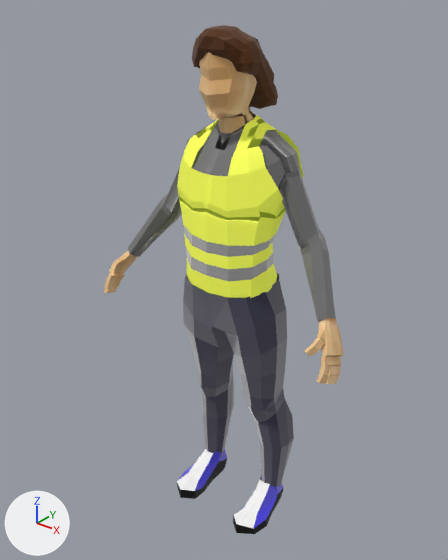
The Blender file Blender/NPC.blend as it was, and as the next commit left it.
Rendered twice from a 50 mm camera at (3.44, -4.09, 5.55) aimed at (-0.1, 0.34, 2.8). Arrows for +X, +Y and +Z are at lower left; the lights stay in place. The first picture is the older version.

Names of what the first picture shows: 'Jacket', 'Pants', 'Reduced Body', 'Shoes', 'Sphere'.
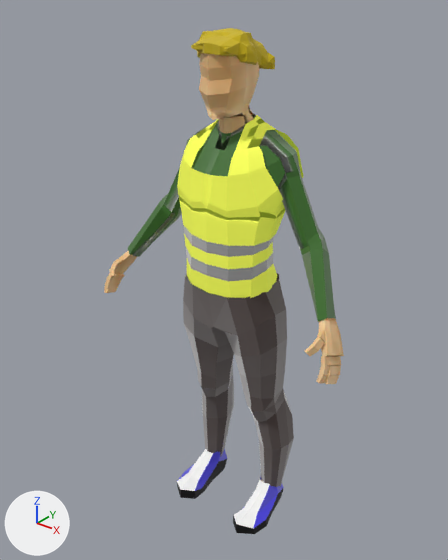
Commit message: Added NPC 2

Where the change shows, as pixel boxes [x1, y1, x2, y2] in the pictures (448 x 560 px):
'Reduced Body', recoloured: [126, 53, 336, 324] in both
'Sphere', recoloured, reshaped, moved (51% shorter): before [192, 25, 278, 109]; after [191, 28, 275, 69]

The change, as a list of edits to the scene's bpy script:
```text
Change mat_top:
    mat_top.base_color: (0.136, 0.136, 0.136) -> (0.0226, 0.137, 0.0)  # dark grey #676767 -> dark green #296700
Change mat_brown_hair:
    mat_brown_hair.base_color: (0.0956, 0.0278, 0.0017) -> (0.6, 0.455, 0.00605)  # brown #572e06 -> yellow #cbb412
Add me_sphere_001:
    me_sphere_001.from_pydata(...)  # 208 vertices, 206 faces; spans x -0.291..0.281, y -0.112..0.582, z -0.258..0.131
    me_sphere_001.materials.append(mat_brown_hair)  # yellow #cbb412
Change ob_sphere:
    ob_sphere: bpy.data.objects.new('Sphere', me_sphere) -> bpy.data.objects.new('Sphere', me_sphere_001)
    ob_sphere.location: (0.15, 0.26, 5.09) -> (0.0, 0.11, 5.05)
```
